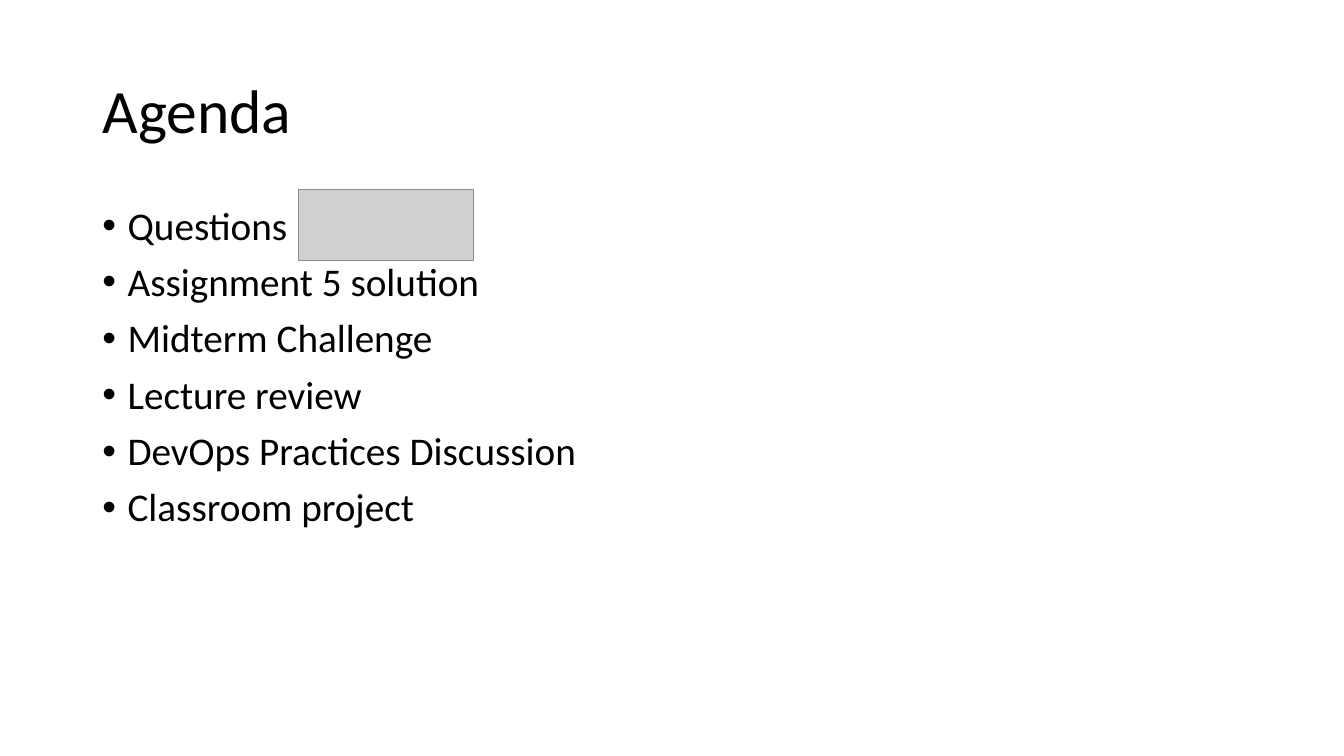
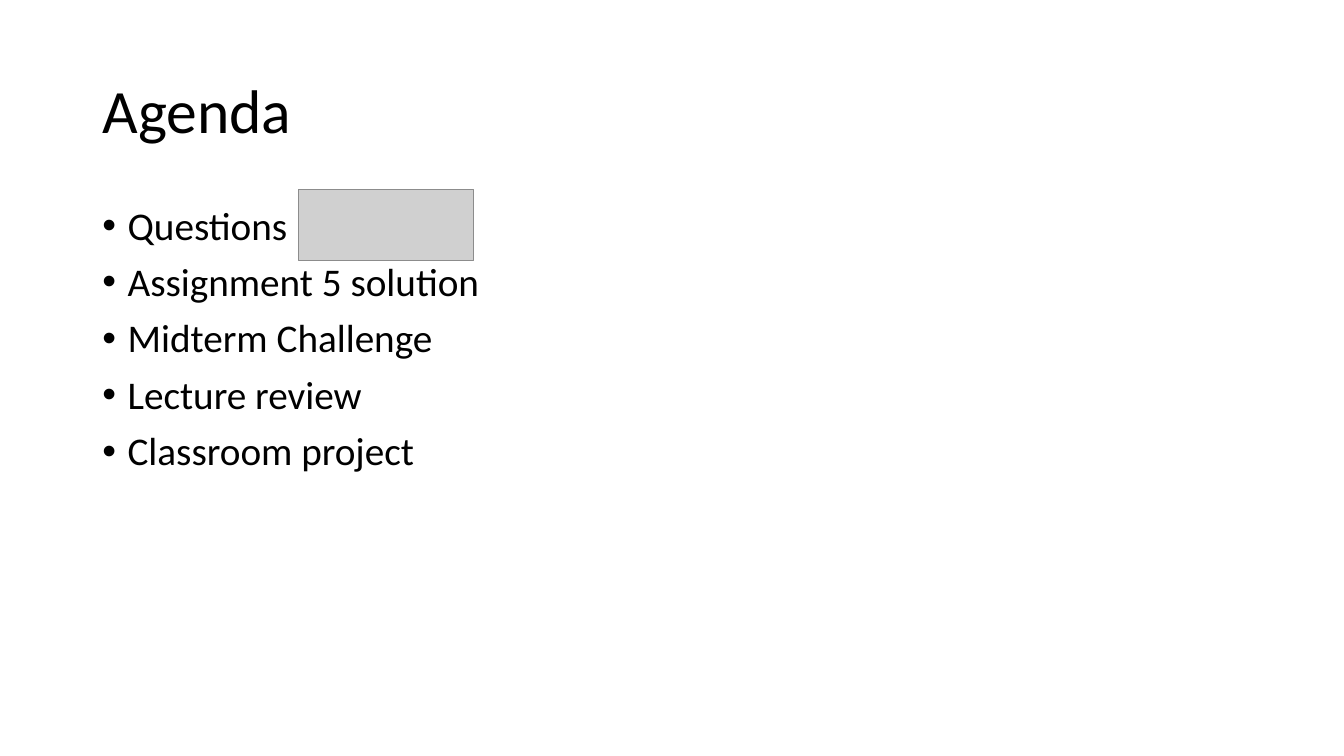
Before and after one commit to jasondbaker/infrastructure-class, a slide deck: slide 2 of review/lecture-review-week-6.pptx. Drawn at 1344x756 pixels with LibreOffice and Linux fonts; fonts in the diff are those of the drawing; grey boxes stand for pictures. Boxes give left, top, right and bottom in pixels: in the first picture for what was removed or moved away, otherwise in the second. Text is boxed around its words. In the diff, an @@ line names an element or a change of style, - is before the commit and + after.

```diff
--- a/review/lecture-review-week-6.pptx
+++ b/review/lecture-review-week-6.pptx
@@ text at box(128, 438, 576, 472): paragraph removed @@
-• DevOps Practices Discussion
```
Also in this commit, not shown: 5 other slides changed, 2 slides removed, 9 other files.
